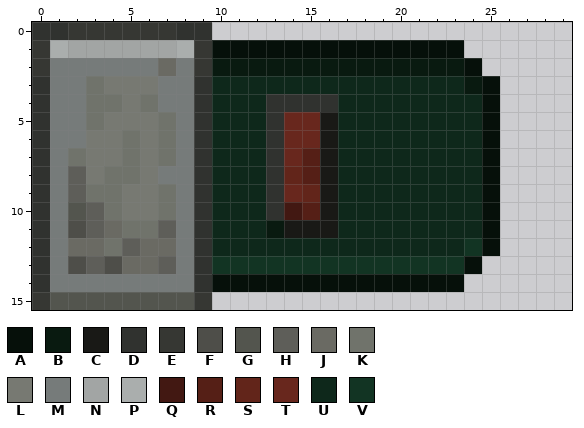
Two versions of one pixel-art sprite, textures/ui/toggle_off_hover.png. Above, as it was before the edit.
The file is 30x16 pixels. Colours within 5 levels of each other are drawn and written as one.
Palette (. is transparent): A #06100a  B #091a10  C #191916  D #30322f  E #363733  F #4e4e49  G #53554e  H #5e5e59  J #6a6a63  K #70736b  L #777972  M #767b7a  N #a2a5a4  P #aaaead  Q #421812  R #551f16  S #62251a  T #68271d  U #0e281b  V #123423
The same view after the edit:
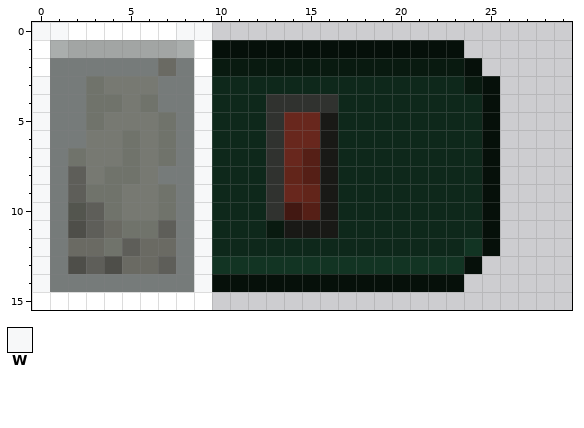
Colours new in this view: W #f7f8f9
Commit: Fixed Mossy Cobblestone Slabs Changed Toggle Button Hover Texture to make it more Obvious
Diff:
colour E: #363733 -> #ffffff
y 0: x 0..1 DD -> WW; x 8..9 DD -> WW
y 3..14: x 0 D -> W; x 9 D -> W
y 15: x 1..8 GGGGGGGG -> EEEEEEEE
Boxes around the changes in both pictures, in picture pixels (x1, y1, x2, y2):
changed: (32, 22, 212, 310)
